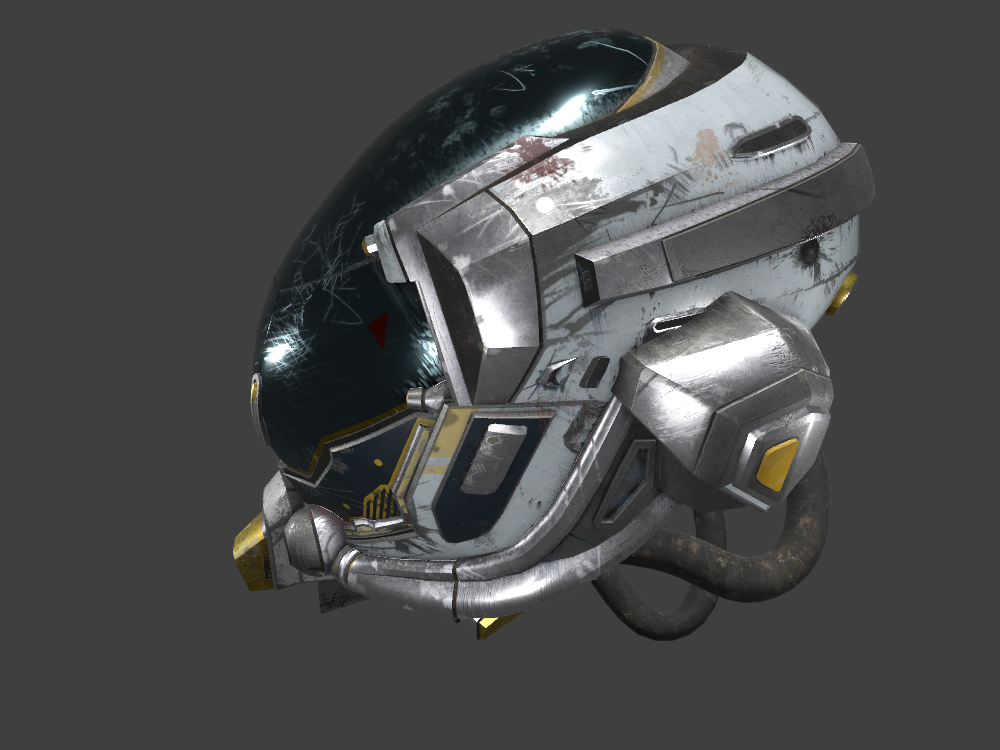
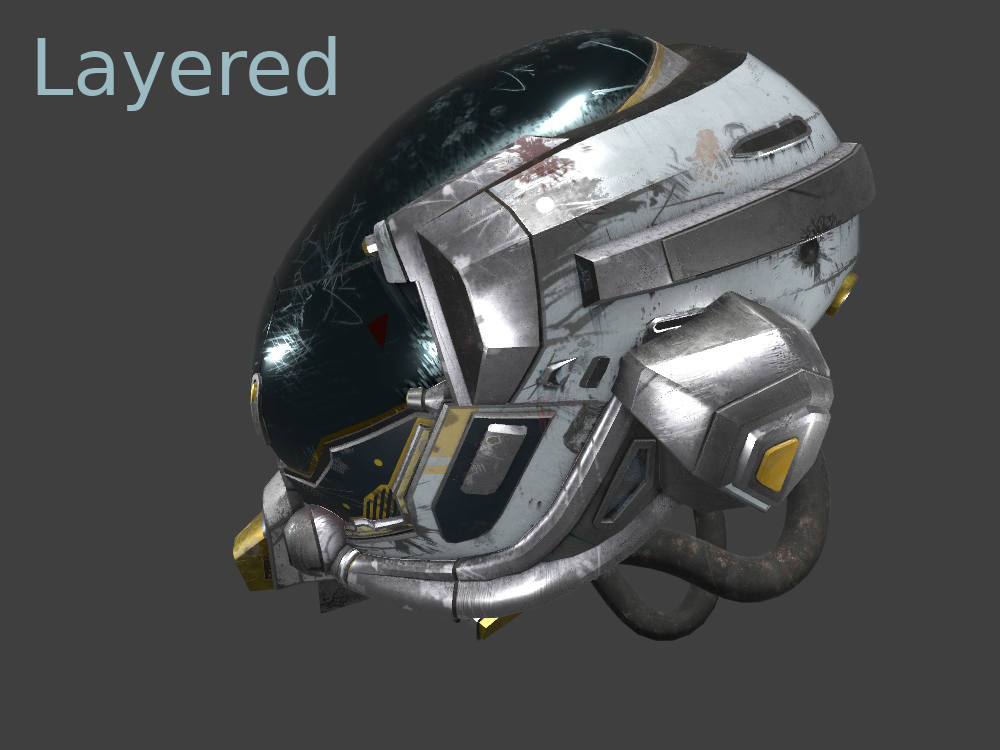
Layers edited between the first and the second 1000x750 image:
added group "Layered (1500ms)" with 2 layers above "Naive (1500ms)" over bbox(37, 36, 336, 111)
added layer "Layered" in group "Layered (1500ms)" over bbox(37, 36, 336, 111)
renamed "Layered (1600ms)" to "Pasted Layer copy", moved it into group "Layered (1500ms)" over bbox(37, 36, 336, 111)
added group "Naive (1500ms)" with 2 layers over bbox(37, 36, 336, 111)
added layer "Naïve" in group "Naive (1500ms)" over bbox(37, 38, 253, 98)
renamed "Naive (1600ms)" to "Pasted Layer copy #1", moved it into group "Naive (1500ms)" over bbox(37, 36, 336, 111)
